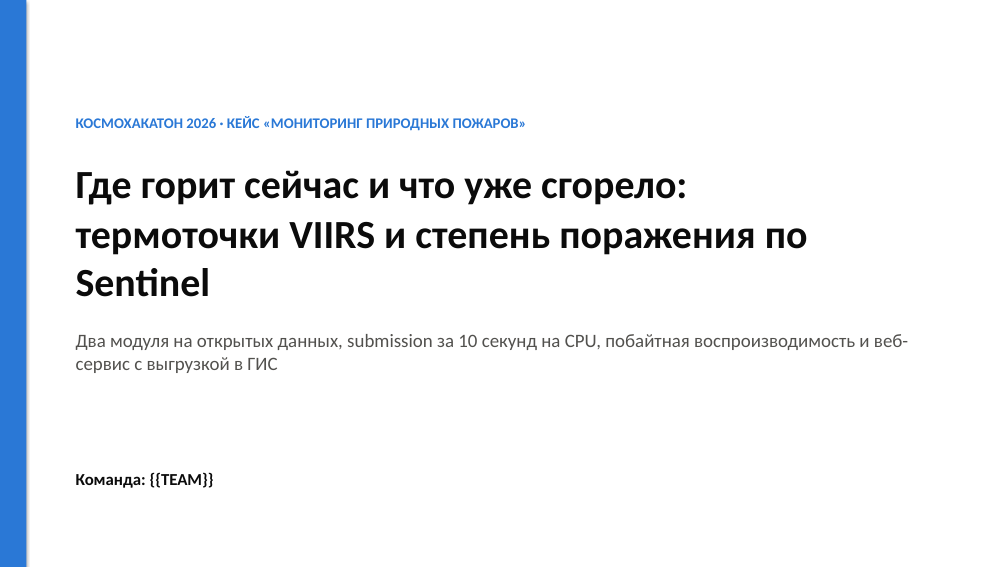
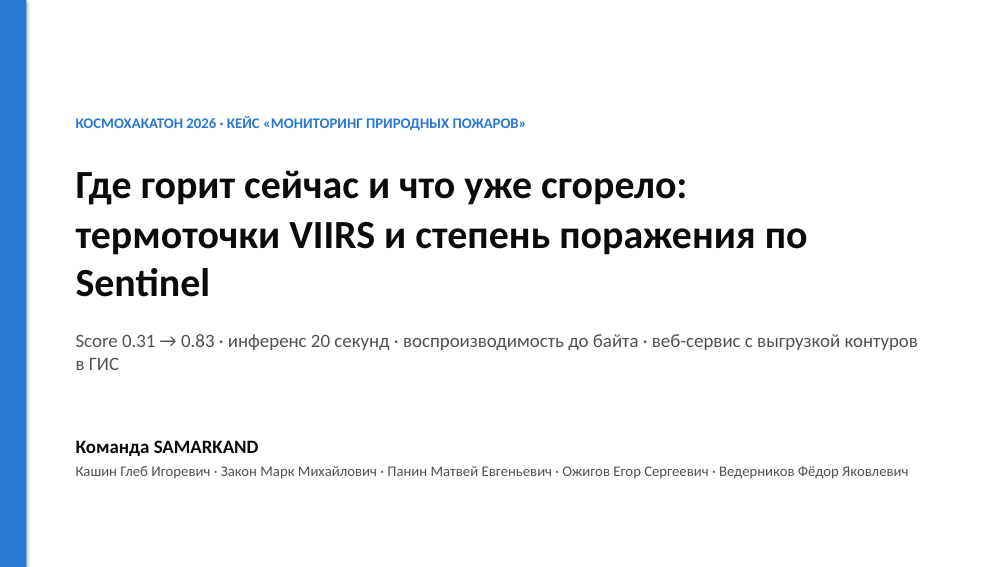
Before and after one commit to shttrkk/kosmowinsamarkand, a slide deck: slide 1 of presentation/deck.pptx. Drawn at 1008x567 pixels with LibreOffice and Linux fonts; fonts in the diff are those of the drawing. Boxes give left, top, right and bottom in pixels: in the first picture for what was removed or moved away, otherwise in the second. Text is boxed around its words. In the diff, an @@ line names an element or a change of style, - is before the commit and + after.

```diff
--- a/presentation/deck.pptx
+++ b/presentation/deck.pptx
@@ text at [76,334,918,370]: text changed @@
-Два модуля на открытых данных, submission за 10 секунд на CPU, побайтная воспроизводимость и веб-сервис с выгрузкой в ГИС
+Score 0.31 → 0.83 · инференс 20 секунд · воспроизводимость до байта · веб-сервис с выгрузкой контуров в ГИС
@@ text at [76,440,908,479]: text changed; size 16 to 14 pt; text colour #0B0B0B to #52514E; bold off @@
-Команда: {{TEAM}}
+Команда SAMARKAND
+Кашин Глеб Игоревич · Закон Марк Михайлович · Панин Матвей Евгеньевич · Ожигов Егор Сергеевич · Ведерников Фёдор Яковлевич
```
Also in this commit, not shown: 5 other slides changed, 2 slides added, 2 slides removed, 28 other files.
